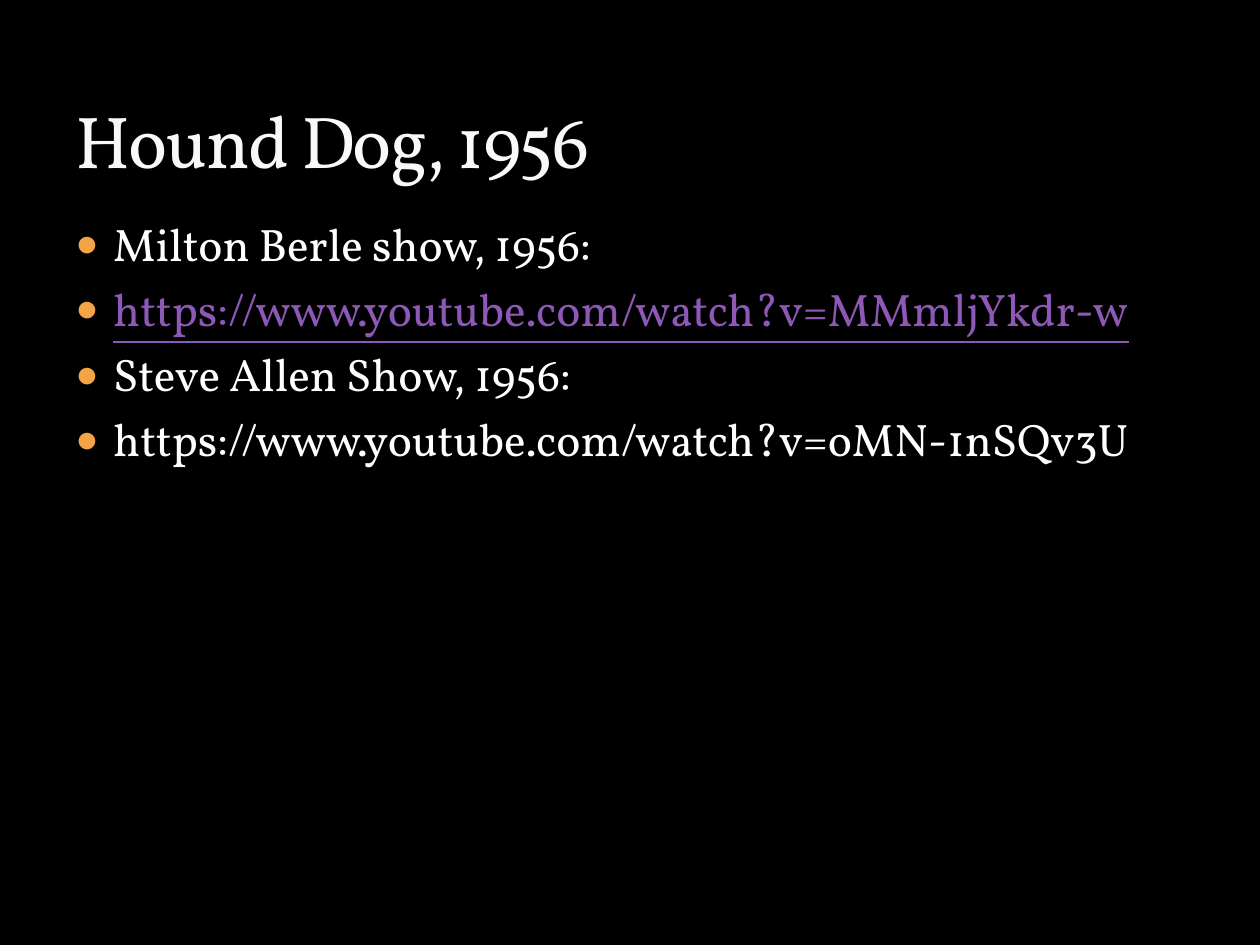
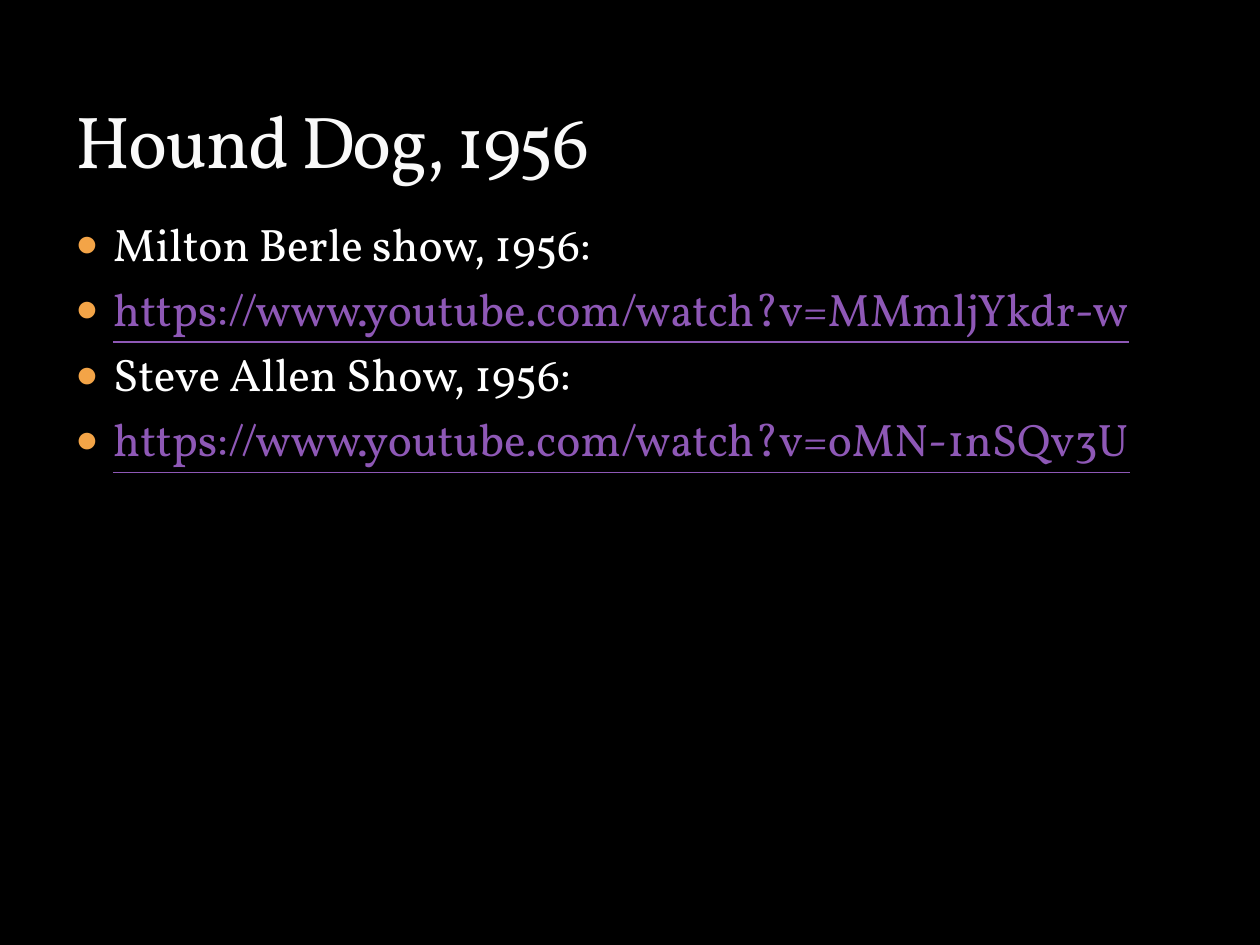
Before and after one commit to mrbaker1917/website, a slide deck: slide 7 of HSTR121/ppts/RockandElvis.pptx. Drawn at 1260x945 pixels with LibreOffice and Linux fonts; fonts in the diff are those of the drawing; background and template pictures are left out. Boxes give left, top, right and bottom in pixels: in the first picture for what was removed or moved away, otherwise in the second. Text is boxed around its words. In the diff, an @@ line names an element or a change of style, - is before the commit and + after.

```diff
--- a/HSTR121/ppts/RockandElvis.pptx
+++ b/HSTR121/ppts/RockandElvis.pptx
@@ text at (x1=113, y1=423, x2=1128, y2=473): text colour #FFFFFF to #8E58B6, underline on in "https://www.youtube.com/watch?v=oMN-1nSQv3U" @@
```
Also in this commit, not shown: 2 other files.
